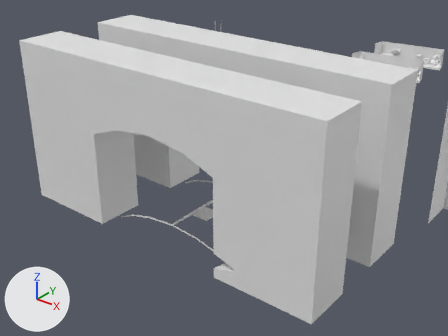
Before and after pictures for a commit that changed the FBX model Assets/MyModels/MuseumAssets_01.fbx.
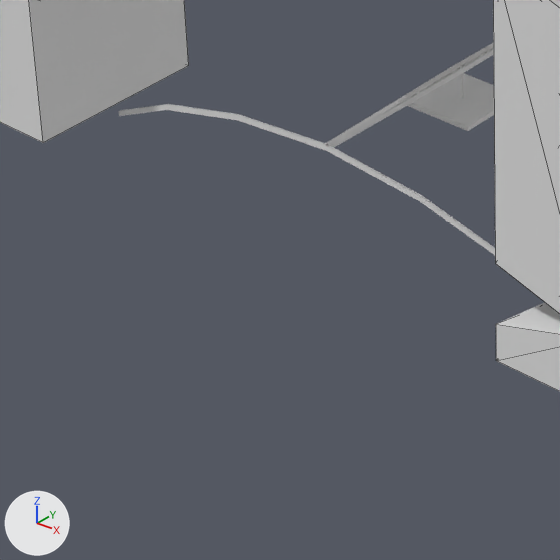
Old and new are each drawn from a camera (50 mm lens) standing at (30.5, -35.23, 19.25) and looking at (11.23, -11.14, 4.31) and again close up on the part from 21% to 51% of the width and 56% to 97% of the height. The axes (+X, +Y, +Z) are drawn at lower left. The lights are the same throughout. The close-ups show mesh edges as thin lines. Where no turn or scale is listed for an object, it has been applied to the vertices.

The older version as bpy lines, for what is in view:
```python
me_museum_ceillingbridge_damaged = bpy.data.meshes.new('Museum.CeillingBridge.Damaged')
me_museum_ceillingbridge_damaged.from_pydata(...)  # 83 vertices, 87 faces; spans x -17.4..-0.1, y -2.5..0.0, z 3.0..11.6
me_museumlamp_cage = bpy.data.meshes.new('MuseumLamp.Cage')
me_museumlamp_cage.from_pydata(...)  # 111 vertices, 71 faces; spans x -7.39..-0.1, y -1.25..3.75, z 2.81..3.75
ob_museum_ceillingbridge_damaged = bpy.data.objects.new('Museum.CeillingBridge.Damaged', me_museum_ceillingbridge_damaged)
ob_museum_ceillingbridge_damaged.location = (21.19, -15.42, 0.0)
ob_museumlamp_cage = bpy.data.objects.new('MuseumLamp.Cage', me_museumlamp_cage)
ob_museumlamp_cage.location = (16.19, -15.42, 0.0)
```
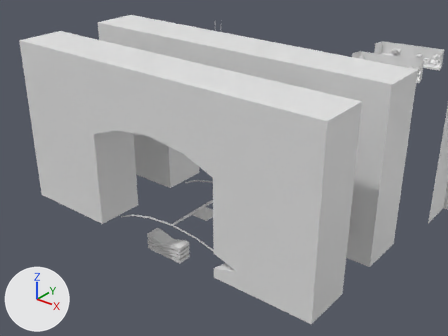
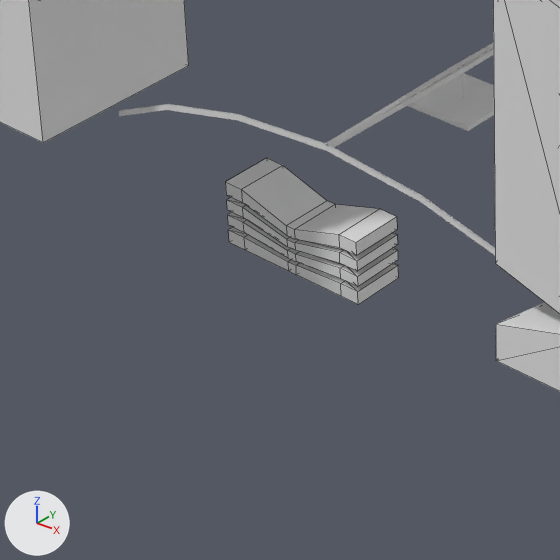
The edits, one by one:
Mesh me_museumobstacle_1 is new.
It has 168 vertices, 166 faces and spans x -2.39..0.0, y 0.52..1.32, z 0.0..0.97.
Object 'MuseumObstacle.1' (ob_museumobstacle_1) is new; it shows me_museumobstacle_1.
Its location is (11.19, -15.42, 0.0).

Where the change shows, as pixel boxes [x1, y1, x2, y2] in the close-ups (560 x 560 px):
'MuseumObstacle.1', added
    after: [226, 158, 398, 305]
